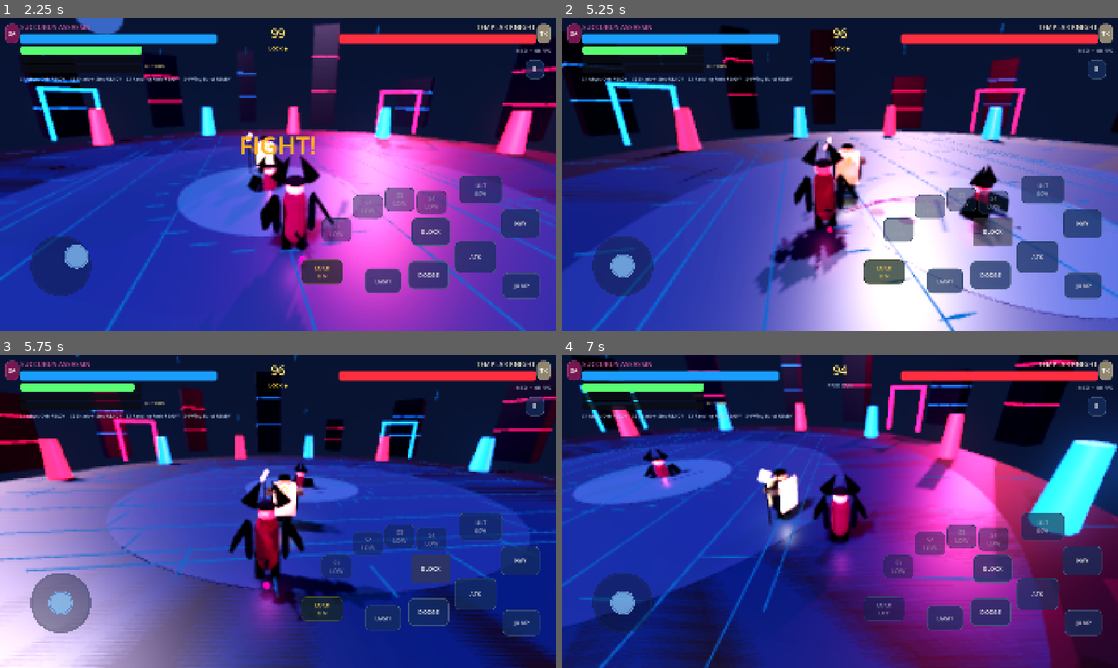
Above: before the commit, frames 1-4 (two rows, left to right).
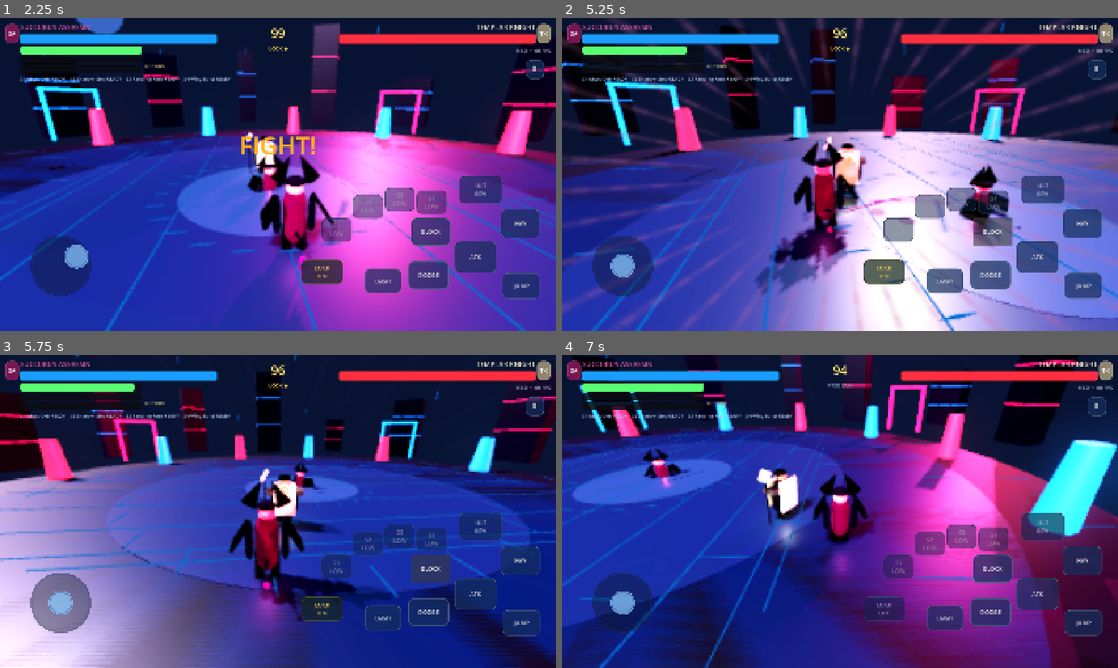
Above: after the commit, the same moments.

Repository: psgkri-design/AnimeArenaFighter
Game: Godot game, scene res://scenes/main.tscn
Two runs of this game, one before a commit and one after it. Both use one fixed random seed, a clock stepped at 60 frames per second and the inputs below.
Inputs (mouse positions are in pixels of both pictures, inside the frame that each line leads up to):
- Up to frame 1 (2.25 s): click "AI: NORMAL" at 0.5 s; click "START BATTLE" at 1.25 s; drag from (61, 265) to (333, 105) at 2.02 s
- Up to frame 2 (5.25 s): drag from (728, 190) to (812, 237) at 2.77 s; move the mouse to (895, 105) at 3.52 s; hold D (move_right) 3.53-4.25 s; tap J (attack) at 3.6 s; tap U (ultimate) at 3.8 s; drag from (812, 237) to (673, 127) at 4.27 s; move the mouse to (1006, 221) at 5.02 s; hold A (move_left) from 5.03 s (still down); tap L (dodge) at 5.1 s
- Up to frame 3 (5.75 s): keep holding A (move_left); tap Space (jump) at 5.27 s; tap U (ultimate) at 5.3 s
- Up to frame 4 (7 s): release A (move_left) at 5.75 s; drag from (673, 464) to (756, 433) at 5.77 s; move the mouse to (867, 511) at 6.52 s; hold S (move_back) from 6.53 s (still down); tap O (lock_on) at 6.6 s; click (867, 511) at 6.67 s; tap U (ultimate) at 6.8 s

Frame 1 is identical in both runs. In frame 2, 5.4% of the frame differs, in the area x 0-100%, y 0-100%; in frame 3, less than 0.1%; in frame 4, less than 0.1%.

Commit message:
feat: add quality scaled anime speed lines

Diff:
--- a/scripts/ci_smoke_test.gd
+++ b/scripts/ci_smoke_test.gd
@@ -68,6 +68,11 @@
     _check(game.hud.preview_platform_root != null, "preview platform created")
     _check(game.hud.skill_buttons.size() == 4, "four mobile skill buttons created")
     _check(game.hud.ultimate_button != null, "ultimate mobile button created")
+    _check(game.hud.damage_overlay_material != null, "combined HUD feedback material created")
+    if game.hud.damage_overlay_material != null:
+        game.hud.damage_overlay_material.set_shader_parameter("speed_lines", 0.5)
+        _check(absf(float(game.hud.damage_overlay_material.get_shader_parameter("speed_lines")) - 0.5) < 0.01, "speed-line shader parameter available")
+        game.hud.damage_overlay_material.set_shader_parameter("speed_lines", 0.0)
     _check(game.hud.heavy_button != null and game.hud.dodge_button != null and game.hud.dash_button != null, "combat state mobile buttons created")
     _check(game.hud.block_button != null and game.hud.lock_button != null, "block and lock mobile buttons created")
     if is_instance_valid(game.hud.preview_fighter):
--- a/scripts/hud.gd
+++ b/scripts/hud.gd
@@ -80,6 +80,7 @@
 var damage_overlay_material: ShaderMaterial
 var last_player_health: float = -1.0
 var damage_flash: float = 0.0
+var speed_line_amount: float = 0.0
 var skill_names: Array[String] = []
 var round_time: float = 99.0
 var timer_finished: bool = false
@@ -110,6 +111,19 @@
         if damage_overlay_material != null:
             damage_overlay_material.set_shader_parameter("danger", danger_strength)
             damage_overlay_material.set_shader_parameter("damage_flash", damage_flash)
+
+            var planar_speed: float = Vector2(player.velocity.x,player.velocity.z).length()
+            var desired_speed_lines: float = clampf((planar_speed - 8.0) / 14.0,0.0,0.48)
+            if player.state == player.State.DASH or player.state == player.State.DODGE:
+                desired_speed_lines = 1.0
+            elif not player.current_attack.is_empty() and String(player.current_attack.get("anim_kind","")) == "ultimate":
+                desired_speed_lines = maxf(desired_speed_lines,0.72)
+
+            var quality_factor: float = [0.50,0.78,1.0][selected_quality]
+            speed_line_amount = move_toward(speed_line_amount,desired_speed_lines * quality_factor,_delta * 6.5)
+            damage_overlay_material.set_shader_parameter("speed_lines", speed_line_amount)
+            damage_overlay_material.set_shader_parameter("line_phase", Time.get_ticks_msec() * 0.008)
+            damage_overlay_material.set_shader_parameter("speed_color", player.fighter_color.lightened(0.35))
         enemy_hp.max_value = enemy.max_health
         enemy_hp.value = enemy.health
         stamina_bar.max_value = player.max_stamina
@@ -217,6 +231,9 @@
     round_active = false
     last_player_health = p_player.health
     damage_flash = 0.0
+    speed_line_amount = 0.0
+    if damage_overlay_material != null:
+        damage_overlay_material.set_shader_parameter("speed_lines", 0.0)
     round_timer_label.text = "99"
 
     var player_data: Dictionary = Roster.get_data(int(p_player.variant))
--- a/shaders/hud_vignette.gdshader
+++ b/shaders/hud_vignette.gdshader
@@ -2,14 +2,29 @@
 
 uniform float danger : hint_range(0.0, 1.0) = 0.0;
 uniform float damage_flash : hint_range(0.0, 1.0) = 0.0;
+uniform float speed_lines : hint_range(0.0, 1.0) = 0.0;
+uniform float line_phase = 0.0;
+uniform vec3 speed_color : source_color = vec3(0.52, 0.82, 1.0);
 
 void fragment() {
     vec2 p = UV - vec2(0.5);
-    float radial = length(p * vec2(1.0, 0.82));
+    vec2 aspect_p = p * vec2(1.0, 0.82);
+    float radial = length(aspect_p);
     float edge = smoothstep(0.28, 0.72, radial);
     float top_bottom = smoothstep(0.18, 0.50, abs(p.y));
     float vignette = max(edge, top_bottom * 0.65);
-    float alpha = vignette * danger * 0.54 + damage_flash * (0.12 + vignette * 0.28);
-    vec3 color = mix(vec3(0.55, 0.015, 0.025), vec3(1.0, 0.08, 0.10), damage_flash);
-    COLOR = vec4(color, clamp(alpha, 0.0, 0.72));
+
+    float angle = atan(aspect_p.y, aspect_p.x);
+    float spokes = pow(abs(sin(angle * 18.0 + line_phase)), 18.0);
+    float radial_gate = smoothstep(0.18, 0.34, radial) * (1.0 - smoothstep(0.66, 0.82, radial));
+    float broken = 0.58 + 0.42 * smoothstep(-0.15, 0.65, sin(radial * 88.0 - line_phase * 2.6));
+    float line_alpha = spokes * radial_gate * broken * speed_lines * 0.36;
+
+    float damage_alpha = vignette * danger * 0.54 + damage_flash * (0.12 + vignette * 0.28);
+    vec3 damage_color = mix(vec3(0.55, 0.015, 0.025), vec3(1.0, 0.08, 0.10), damage_flash);
+
+    float combined_alpha = clamp(damage_alpha + line_alpha, 0.0, 0.76);
+    float speed_mix = line_alpha / max(combined_alpha, 0.0001);
+    vec3 final_color = mix(damage_color, speed_color, clamp(speed_mix, 0.0, 1.0));
+    COLOR = vec4(final_color, combined_alpha);
 }
Not shown, changed: CHANGELOG_GAME.md
